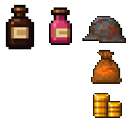
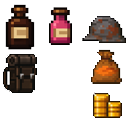
Revision of a layered 128px x 128px image; what changed, layer by layer:
renamed "Слой 3" to "Слой 4", painted on it over [3, 54, 37, 93]
